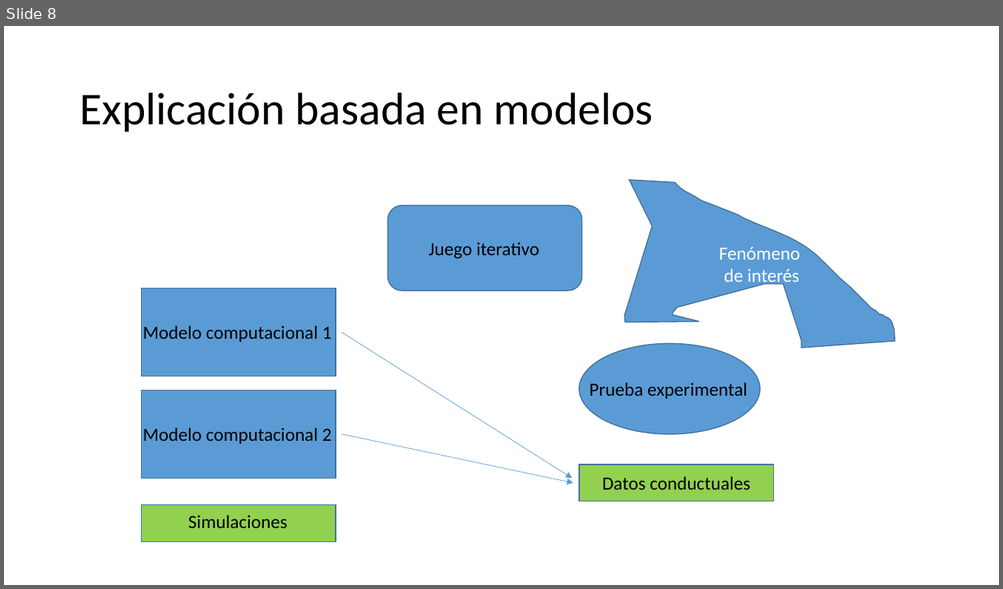
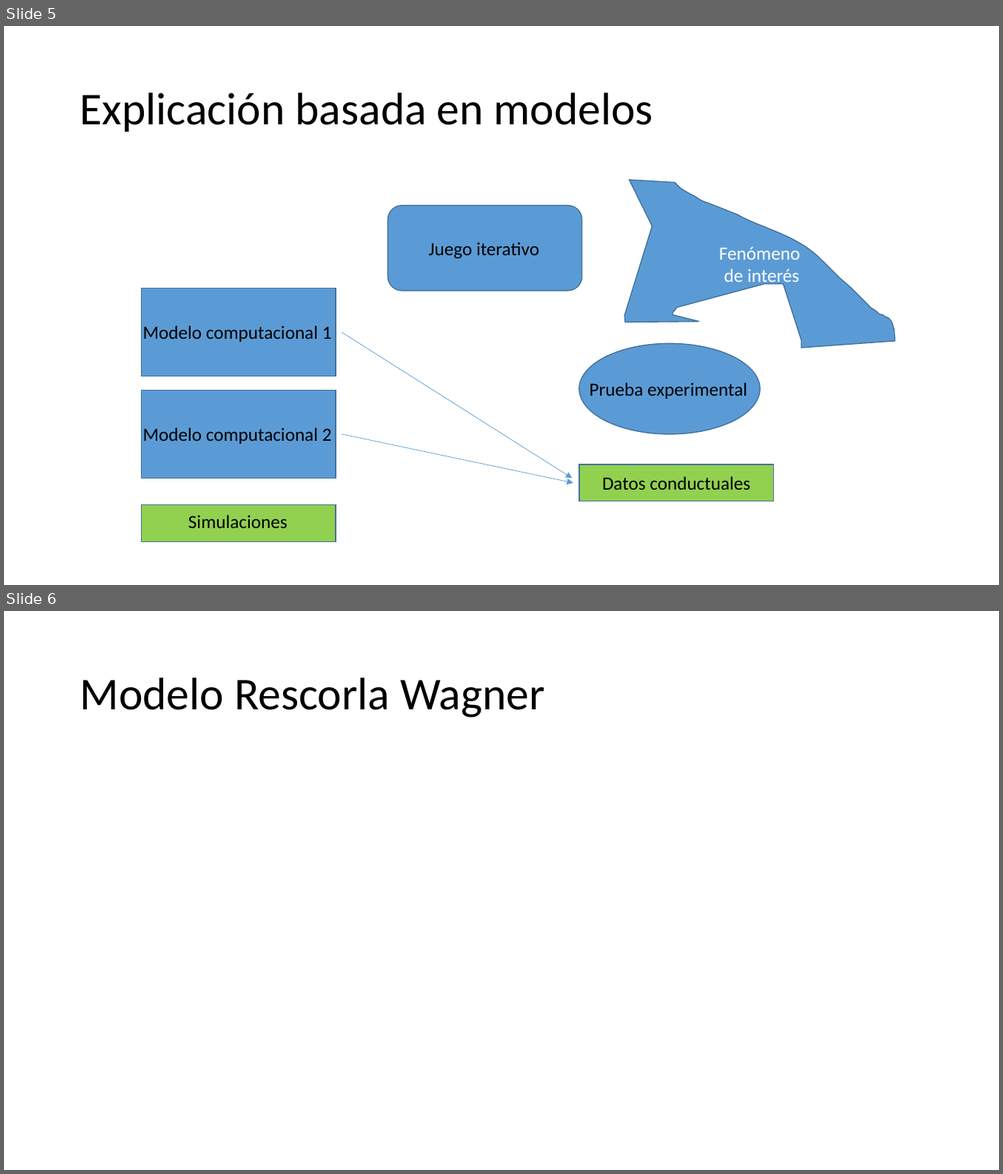
Before and after one commit to Slendercoder/SemilleroMSFS, a slide deck: Presentaciones/MSCFC.pptx. Shown one above the other, each under a label of ours: slide 8 before the commit, slides 5 and 6 after it. The pictures are 1003x589 and 1003x1174 pixels, drawn with LibreOffice and Linux fonts; fonts in the diff are those of the drawing; grey boxes stand for pictures. Boxes give left, top, right and bottom in pixels: in the first picture for what was removed or moved away, otherwise in the second. Text is boxed around its words. In the diff, an @@ line names an element or a change of style, - is before the commit and + after.

```diff
--- a/Presentaciones/MSCFC.pptx
+++ b/Presentaciones/MSCFC.pptx
@@ slide 6 added at <box>4,611,999,1170</box>, background #FFFFFF @@
@@ title added at <box>79,678,545,718</box>, 44 pt, text #000000 @@
+Modelo Rescorla Wagner
@@ what was slide 8 is now slide 5 @@
```
Also in this commit, not shown: 1 other slide added, 10 slides removed.
